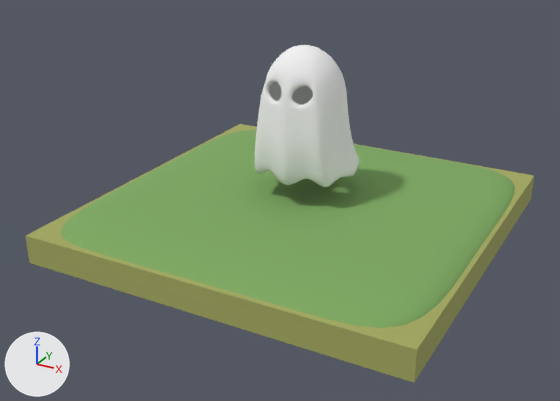
The glTF model public/experience/ghost.glb: old version first, new version second.
Both versions are drawn from a camera (50 mm lens) standing at (1.73, -3.38, 1.63) and looking at (-0.03, -0.19, 0.03). The axes (+X, +Y, +Z) are drawn at lower left. The lights are the same throughout. Vertices at the same position are counted once.

In view in the first picture: 'earth', 'ghost', 'ground'.
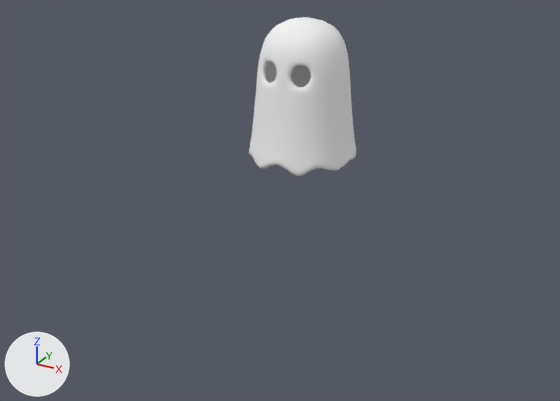
Boxes (x1, y1, x2, y2) around the edits, measured in the pictures (560 x 401 px):
'ground', deleted (green)
    before: (61, 130, 515, 328)
'earth', deleted (yellow)
    before: (26, 124, 534, 383)
'ghost', reshaped (13% taller)
    before: (255, 45, 360, 187)
    after: (249, 17, 356, 177)

The change, as a diff of the scene's bpy script:
```diff
--- a/public/experience/ghost.glb.py
+++ b/public/experience/ghost.glb.py
@@ me_mesh @@
 # used by ob_ghost; location = (0.0, 0.0, 0.0)
-me_mesh.from_pydata(...)  # 2462 vertices, 4928 faces; spans x -0.263..0.263, y -0.228..0.335, z 0.105..0.793
+me_mesh.from_pydata(...)  # 2462 vertices, 4928 faces; spans x -0.273..0.273, y -0.278..0.278, z 0.21..0.926
+# me_mesh part 1: 2462 of 2462 vertices moved; they spanned x -0.263..0.263, y -0.228..0.335, z 0.105..0.793 and now span x -0.273..0.273, y -0.278..0.278, z 0.21..0.926; mean shift (0.0, -0.015, 0.097); largest move (0.0, 0.333, 0.105) -> (0.0, 0.268, 0.256)
 me_mesh.materials.append(mat_body)
@@ ob_earth @@
-ob_earth = bpy.data.objects.new('earth', me_earth)
-ob_earth.location = (0.0, 0.0, 0.0)
@@ ob_ground @@
-ob_ground = bpy.data.objects.new('ground', me_ground)
-ob_ground.location = (0.0, 0.0, 0.0)
```
